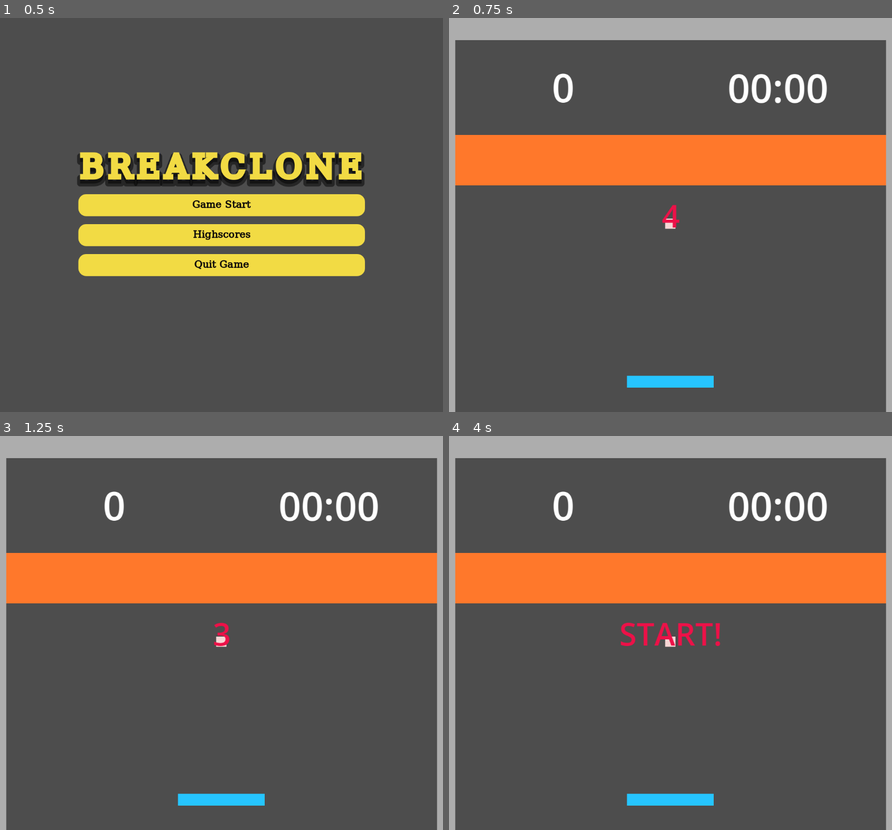
Above: before the commit, frames 1-4 (two rows, left to right).
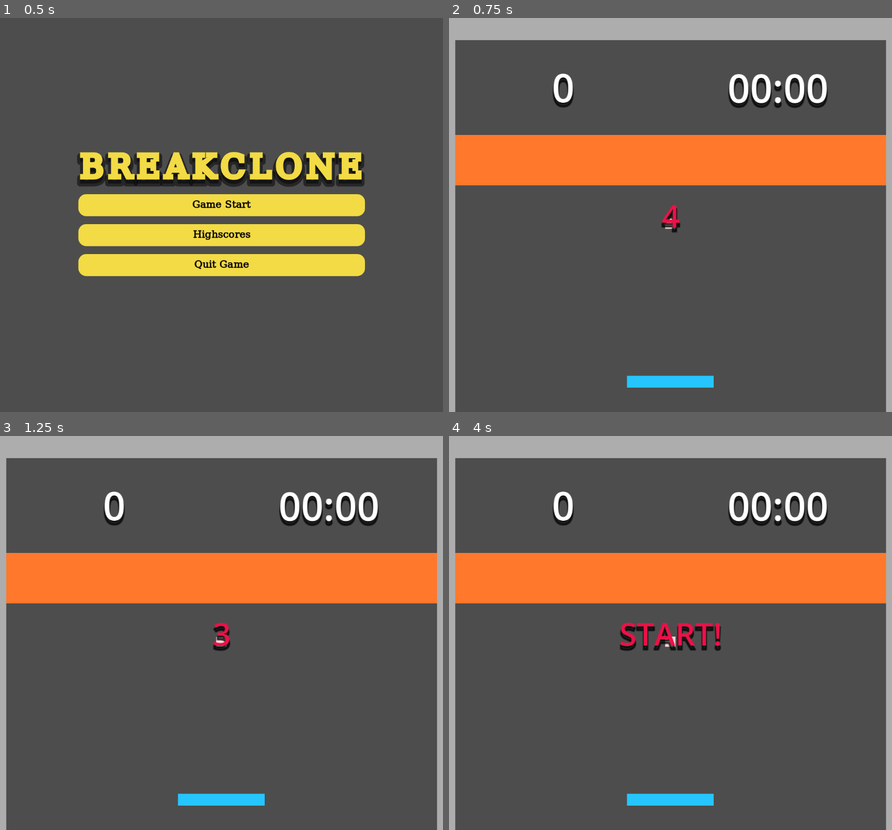
Above: after the commit, the same moments.

Repository: KeiGar/OrbFall
Game: Godot game, scene res://scenes/menus/main_menu_controls.tscn
Same seed, same stepped clock (60 frames per second), same inputs: the game is played once before the commit and once after it.
Inputs:
- Up to frame 1 (0.5 s): no input
- Up to frame 2 (0.75 s): click "Game Start" at 0.5 s
- Up to frame 3 (1.25 s): no input
- Up to frame 4 (4 s): tap Enter at 1.25, 2.1, 2.75, 3.6 s; hold D (player_moveRight) 1.28-2.03 s; hold Enter 1.28-2.03 s; tap Space at 2, 3.5 s; hold Shift (slow_down_time) 2.03-2.78 s; hold Enter 2.78-3.53 s; hold D (player_moveRight) from 2.78 s (still down)

Frame 1 is identical in both runs. In frame 2, 0.7% of the frame differs, in the area x 23-86%, y 15-55%; in frame 3, 0.7%; in frame 4, 1.1%.

Commit message:
added theme to all menus

Diff:
--- a/scenes/game_assets/game.tscn
+++ b/scenes/game_assets/game.tscn
@@ -8,6 +8,9 @@
 
 [sub_resource type="LabelSettings" id="LabelSettings_dqskq"]
 font_size = 100
+shadow_size = 10
+shadow_color = Color(0, 0, 0, 0.62352943)
+shadow_offset = Vector2(0, 10)
 
 [sub_resource type="SystemFont" id="SystemFont_iywne"]
 subpixel_positioning = 0
@@ -16,6 +19,9 @@
 font = SubResource("SystemFont_iywne")
 font_size = 80
 font_color = Color(0.92941177, 0.06666667, 0.28235295, 1)
+shadow_size = 10
+shadow_color = Color(0, 0, 0, 0.62352943)
+shadow_offset = Vector2(0, 10)
 
 [sub_resource type="GDScript" id="GDScript_lbhrr"]
 script/source = "extends Label
--- a/scenes/menus/game_over_screen.tscn
+++ b/scenes/menus/game_over_screen.tscn
@@ -1,6 +1,7 @@
-[gd_scene load_steps=4 format=3 uid="uid://cd0hrtf2laq6a"]
+[gd_scene load_steps=5 format=3 uid="uid://cd0hrtf2laq6a"]
 
 [ext_resource type="Script" uid="uid://pi3ngqwfc1dh" path="res://scripts/menus/game_over_screen.gd" id="1_agkj2"]
+[ext_resource type="Theme" uid="uid://kslgr1vu48c6" path="res://styles/main_menu/style_main_menu.tres" id="1_bcvxg"]
 
 [sub_resource type="FontVariation" id="FontVariation_p57ef"]
 
@@ -8,6 +9,9 @@
 font = SubResource("FontVariation_p57ef")
 font_size = 80
 font_color = Color(1, 0.089999974, 0.089999974, 1)
+shadow_size = 20
+shadow_color = Color(0, 0, 0, 0.49803922)
+shadow_offset = Vector2(0, 10)
 
 [node name="GameOverScreen" type="BoxContainer"]
 anchors_preset = 8
@@ -21,6 +25,7 @@
 offset_bottom = 55.0
 grow_horizontal = 2
 grow_vertical = 2
+theme = ExtResource("1_bcvxg")
 theme_override_constants/separation = 20
 vertical = true
 script = ExtResource("1_agkj2")
--- a/scenes/menus/highscore_saving_screen.tscn
+++ b/scenes/menus/highscore_saving_screen.tscn
@@ -1,20 +1,7 @@
-[gd_scene load_steps=6 format=3 uid="uid://hf8vnq2gkpah"]
+[gd_scene load_steps=3 format=3 uid="uid://hf8vnq2gkpah"]
 
 [ext_resource type="Script" uid="uid://bmsycgxcjaxru" path="res://scripts/menus/highscore_saving_screen.gd" id="1_nqqvx"]
-
-[sub_resource type="FontVariation" id="FontVariation_mgib8"]
-
-[sub_resource type="LabelSettings" id="LabelSettings_nqqvx"]
-font = SubResource("FontVariation_mgib8")
-font_size = 80
-font_color = Color(0.8901961, 1, 0.2784314, 1)
-
-[sub_resource type="FontVariation" id="FontVariation_nqqvx"]
-
-[sub_resource type="LabelSettings" id="LabelSettings_qoktr"]
-font = SubResource("FontVariation_nqqvx")
-font_size = 70
-font_color = Color(0.8901961, 1, 0.2784314, 1)
+[ext_resource type="Theme" uid="uid://kslgr1vu48c6" path="res://styles/main_menu/style_main_menu.tres" id="1_qoktr"]
 
 [node name="HighscoreSavingScreen" type="BoxContainer"]
 anchors_preset = 8
@@ -28,6 +15,7 @@
 offset_bottom = 58.5
 grow_horizontal = 2
 grow_vertical = 2
+theme = ExtResource("1_qoktr")
 theme_override_constants/separation = 20
 alignment = 1
 vertical = true
@@ -36,17 +24,15 @@
 [node name="LBLNewHighscore" type="Label" parent="."]
 layout_mode = 2
 text = "NEW HIGHSCORE!"
-label_settings = SubResource("LabelSettings_nqqvx")
 horizontal_alignment = 1
 
 [node name="LBLScore" type="Label" parent="."]
 layout_mode = 2
 text = "0"
-label_settings = SubResource("LabelSettings_qoktr")
 horizontal_alignment = 1
 
 [node name="PlayerNameTextField" type="TextEdit" parent="."]
-custom_minimum_size = Vector2(200, 35)
+custom_minimum_size = Vector2(200, 55)
 layout_mode = 2
 placeholder_text = "Enter your name!"
 tab_input_mode = false
--- a/scenes/menus/pause_menu.tscn
+++ b/scenes/menus/pause_menu.tscn
@@ -1,9 +1,13 @@
-[gd_scene load_steps=3 format=3 uid="uid://epwevbbl7hwq"]
+[gd_scene load_steps=4 format=3 uid="uid://epwevbbl7hwq"]
 
+[ext_resource type="Theme" uid="uid://kslgr1vu48c6" path="res://styles/main_menu/style_main_menu.tres" id="1_7unhi"]
 [ext_resource type="Script" uid="uid://cpwl38eou12wr" path="res://scripts/menus/pause_menu.gd" id="1_n87rw"]
 
 [sub_resource type="LabelSettings" id="LabelSettings_uahpa"]
-font_size = 36
+font_size = 50
+shadow_size = 10
+shadow_color = Color(0, 0, 0, 0.49803922)
+shadow_offset = Vector2(0, 10)
 
 [node name="PauseMenu" type="BoxContainer"]
 anchors_preset = 8
@@ -17,6 +21,7 @@
 offset_bottom = 46.5
 grow_horizontal = 2
 grow_vertical = 2
+theme = ExtResource("1_7unhi")
 theme_override_constants/separation = 20
 alignment = 1
 vertical = true
--- a/scenes/utils/stop_watch.tscn
+++ b/scenes/utils/stop_watch.tscn
@@ -7,6 +7,9 @@
 [sub_resource type="LabelSettings" id="LabelSettings_5s4oe"]
 font = SubResource("FontVariation_5s4oe")
 font_size = 100
+shadow_size = 10
+shadow_color = Color(0, 0, 0, 0.62352943)
+shadow_offset = Vector2(0, 10)
 
 [node name="StopWatch" type="BoxContainer"]
 alignment = 1
--- a/styles/main_menu/style_main_menu.tres
+++ b/styles/main_menu/style_main_menu.tres
@@ -17,10 +17,10 @@
 content_margin_right = 4.0
 content_margin_bottom = 15.0
 bg_color = Color(0.9490196, 0.85882354, 0.26666668, 0.27058825)
-corner_radius_top_left = 3
-corner_radius_top_right = 3
-corner_radius_bottom_right = 3
-corner_radius_bottom_left = 3
+corner_radius_top_left = 20
+corner_radius_top_right = 20
+corner_radius_bottom_right = 20
+corner_radius_bottom_left = 20
 corner_detail = 5
 
 [sub_resource type="StyleBoxFlat" id="StyleBoxFlat_3wiw1"]
@@ -86,6 +86,66 @@
 expand_margin_bottom = 2.0
 
 [sub_resource type="StyleBoxEmpty" id="StyleBoxEmpty_ip21h"]
+
+[sub_resource type="SystemFont" id="SystemFont_ip21h"]
+font_names = PackedStringArray("Fantasy")
+
+[sub_resource type="DPITexture" id="DPITexture_q5eem"]
+_source = "<svg xmlns=\"http://www.w3.org/2000/svg\" width=\"8\" height=\"8\"><circle cx=\"4\" cy=\"4\" r=\"1.5\" fill=\"#b2b2b2\" fill-opacity=\".25\"/></svg>
+"
+
+[sub_resource type="DPITexture" id="DPITexture_3mmmb"]
+_source = "<svg xmlns=\"http://www.w3.org/2000/svg\" width=\"8\" height=\"8\"><path fill=\"#b2b2b2\" fill-opacity=\".25\" d=\"M6 0v8h2V0zM1 0a1 1 0 0 0-.693 1.705L2.6 3.998.307 6.291A1 1 0 0 0 1.72 7.705l3-3a1 1 0 0 0 0-1.414l-3-3A1 1 0 0 0 1 0z\"/></svg>
+"
+
+[sub_resource type="StyleBoxFlat" id="StyleBoxFlat_k0ojj"]
+content_margin_left = 4.0
+content_margin_top = 4.0
+content_margin_right = 4.0
+content_margin_bottom = 4.0
+bg_color = Color(1, 1, 1, 0.75)
+draw_center = false
+border_width_left = 2
+border_width_top = 2
+border_width_right = 2
+border_width_bottom = 2
+corner_radius_top_left = 3
+corner_radius_top_right = 3
+corner_radius_bottom_right = 3
+corner_radius_bottom_left = 3
+corner_detail = 5
+expand_margin_left = 2.0
+expand_margin_top = 2.0
+expand_margin_right = 2.0
+expand_margin_bottom = 2.0
+
+[sub_resource type="StyleBoxFlat" id="StyleBoxFlat_a4cs6"]
+content_margin_left = 12.0
+content_margin_top = 4.0
+content_margin_right = 4.0
+content_margin_bottom = 4.0
+bg_color = Color(0.9490196, 0.85882354, 0.26666668, 0.91764706)
+border_width_bottom = 2
+border_color = Color(0, 0, 0, 0.6)
+corner_radius_top_left = 20
+corner_radius_top_right = 20
+corner_radius_bottom_right = 20
+corner_radius_bottom_left = 20
+corner_detail = 5
+
+[sub_resource type="StyleBoxFlat" id="StyleBoxFlat_4ldqa"]
+content_margin_left = 4.0
+content_margin_top = 4.0
+content_margin_right = 4.0
+content_margin_bottom = 4.0
+bg_color = Color(0.1, 0.1, 0.1, 0.3)
+border_width_bottom = 2
+border_color = Color(0, 0, 0, 0.3)
+corner_radius_top_left = 3
+corner_radius_top_right = 3
+corner_radius_bottom_right = 3
+corner_radius_bottom_left = 3
+corner_detail = 5
 
 [resource]
 Button/colors/font_color = Color(0.043137256, 0.03137255, 0.03137255, 1)
@@ -124,3 +184,26 @@
 Label/fonts/font = SubResource("FontVariation_ap8hr")
 Label/styles/focus = SubResource("StyleBoxFlat_olic7")
 Label/styles/normal = SubResource("StyleBoxEmpty_ip21h")
+TextEdit/colors/background_color = Color(0, 0, 0, 0)
+TextEdit/colors/caret_background_color = Color(0, 0, 0, 1)
+TextEdit/colors/caret_color = Color(0, 0, 0, 1)
+TextEdit/colors/current_line_color = Color(0.25, 0.25, 0.26, 0.8)
+TextEdit/colors/font_color = Color(0, 0, 0, 1)
+TextEdit/colors/font_outline_color = Color(0, 0, 0, 1)
+TextEdit/colors/font_placeholder_color = Color(0, 0, 0, 0.7882353)
+TextEdit/colors/font_readonly_color = Color(0.875, 0.875, 0.875, 0.5)
+TextEdit/colors/font_selected_color = Color(0, 0, 0, 0)
+TextEdit/colors/search_result_border_color = Color(0.3, 0.3, 0.3, 0.4)
+TextEdit/colors/search_result_color = Color(0.3, 0.3, 0.3, 1)
+TextEdit/colors/selection_color = Color(0.5, 0.5, 0.5, 1)
+TextEdit/colors/word_highlighted_color = Color(0.5, 0.5, 0.5, 0.25)
+TextEdit/constants/caret_width = 2
+TextEdit/constants/line_spacing = 4
+TextEdit/constants/outline_size = 2
+TextEdit/font_sizes/font_size = 30
+TextEdit/fonts/font = SubResource("SystemFont_ip21h")
+TextEdit/icons/space = SubResource("DPITexture_q5eem")
+TextEdit/icons/tab = SubResource("DPITexture_3mmmb")
+TextEdit/styles/focus = SubResource("StyleBoxFlat_k0ojj")
+TextEdit/styles/normal = SubResource("StyleBoxFlat_a4cs6")
+TextEdit/styles/read_only = SubResource("StyleBoxFlat_4ldqa")
Not shown: 1 places in styles/main_menu/style_main_menu.tres that only renumber resources
